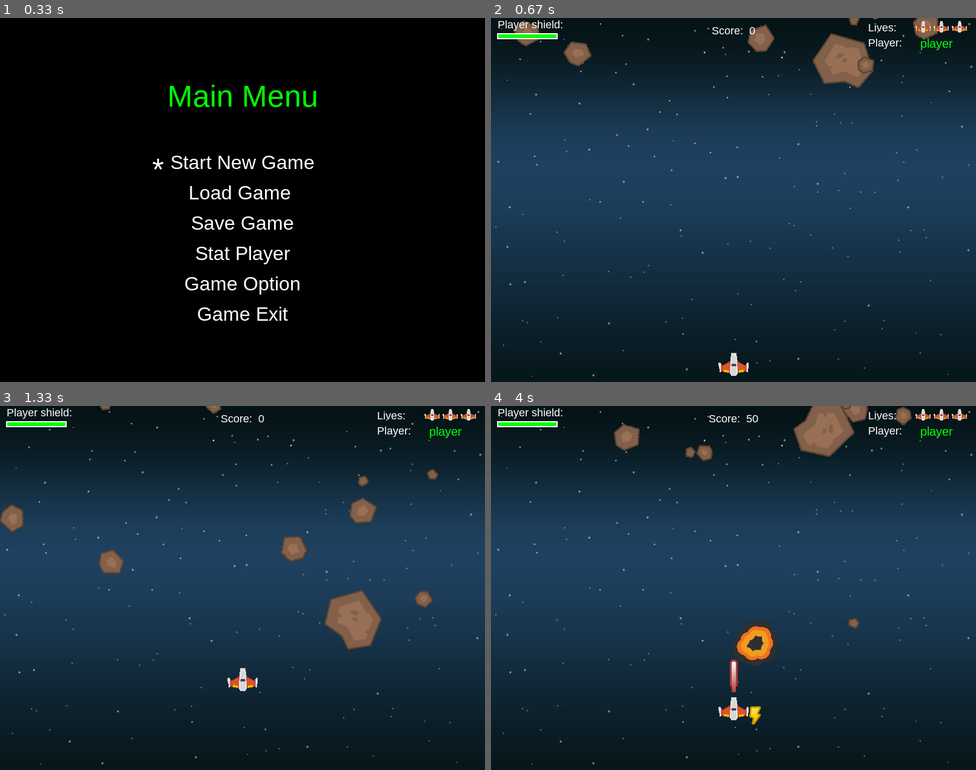
Above: before the commit, frames 1-4 (two rows, left to right).
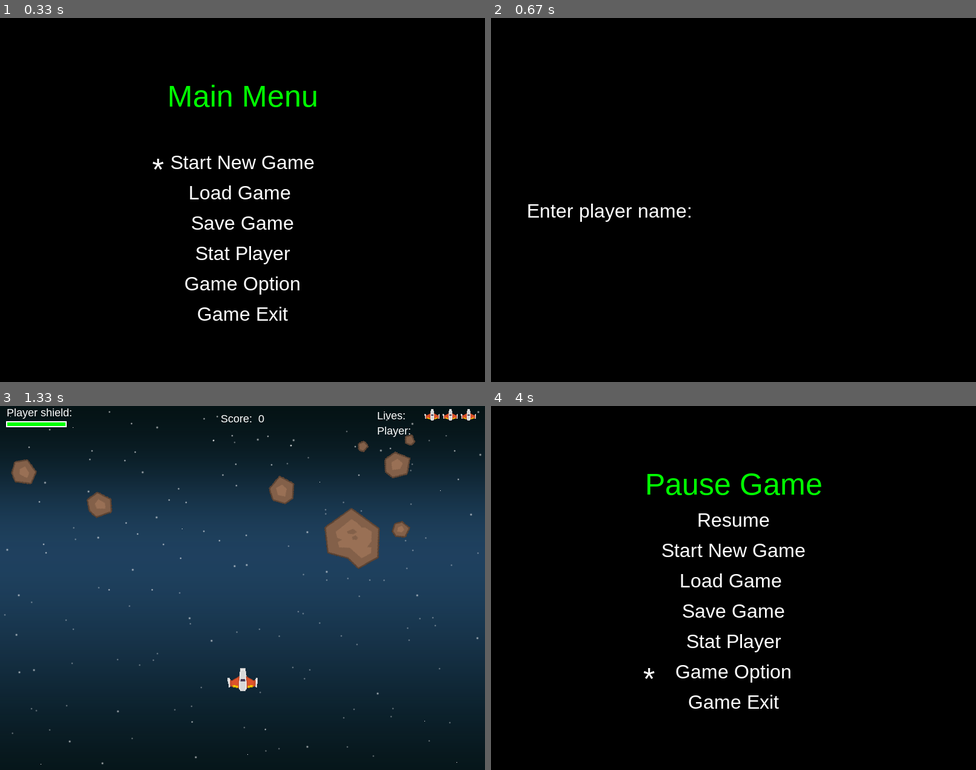
Above: after the commit, the same moments.

Repository: LongKelvin/Pygame_ShootingGame
Game: pygame game, started from main.py
The game is run twice, just before and just after one commit, with the same random seed, the same clock (stepped at 60 frames per second) and the same inputs.
Inputs:
- Up to frame 1 (0.33 s): no input
- Up to frame 2 (0.67 s): tap Enter at 0.33 s
- Up to frame 3 (1.33 s): tap Enter at 0.67 s; hold P from 1 s (still down); hold Up from 1 s (still down)
- Up to frame 4 (4 s): release P at 1.47 s; release Up at 1.47 s; hold Up 1.55-2.02 s; tap Space at 1.62, 1.92, 2.17, 2.5, 3.57, 3.97 s; hold Down 2.1-2.4 s; hold Up 2.43-2.8 s; tap Enter at 2.83, 3.17 s; hold Down 3.5-3.87 s; hold Up from 3.9 s (still down)

Frame 1 is identical in both runs. In frame 2, 96% of the frame differs, in the area x 0-100%, y 0-100%; in frame 3, 5.3%; in frame 4, 97%.

Commit message:
update pause screen

Diff:
--- a/Game.py
+++ b/Game.py
@@ -9,6 +9,7 @@
 import string
 from Menu import *
 from TextBox import *
+from TextBox import TextBox
 
 
 class Game:
@@ -28,13 +29,14 @@
         self.score = 0
         self.player = Player(self)
         self.playing = False
-        self.file_data = None
+        self.file_data = []
         self.file_name = 'game_data_.txt'
         self.winning = False
         self.winning_bar = 0
         self.list_save_data = os.listdir(game_data_dir)
         self.main_menu = MainMenu(self)
         self.game_load_menu = GameLoad_Menu(self)
+        self.pause_menu = PauseGameMenu(self)
         self.current_menu = self.main_menu
 
     def load_data(self):
@@ -220,7 +222,9 @@
                     self.player.shoot()
             if event.type == pygame.KEYUP:
                 if event.key == pygame.K_p:
-                    self.show_pause_screen()
+                    # self.show_pause_screen()
+                    self.current_menu = self.pause_menu
+                    self.current_menu.display_menu()
 
     def draw(self):
         # Game Loop - draw
@@ -536,9 +540,9 @@
 
     def save_game_data(self, filename, g_data):
         # game data include player lives, shield and score
-        save_file = open(filename, 'w+')
+        save_file = open(path.join(game_data_dir, filename), 'w+')
         for data in g_data:
-            save_file.write(data + '\n')
+            save_file.write(str(data) + '\n')
 
     def input_text(self, size, type_input=0, x=WIDTH / 2, y=HEIGHT / 4, title='', text_len=8, selected_value=None):
         # type is define to get type of text
@@ -599,5 +603,15 @@
         textbox.enter_player_name(WIDTH / 4, HEIGHT / 2, font_size)
 
     def show_input_filename(self, font_size=None):
+        self.draw_text('Save Game', 50, GREEN, WIDTH / 2, HEIGHT / 2 - 200)
         textbox = TextBox(self)
         textbox.enter_file_name(WIDTH / 4, HEIGHT / 2, font_size)
+
+    def get_game_data(self):
+        self.file_data.append(self.player.lives, )
+        self.file_data.append(self.score)
+        self.file_data.append(self.player.shield, )
+        self.file_data.append(self.player_name)
+
+    def update_list_save_data(self):
+        self.list_save_data = os.listdir(game_data_dir)
--- a/Menu.py
+++ b/Menu.py
@@ -2,6 +2,8 @@
 
 from Settings import *
 import pygame
+
+from TextBox import TextBox
 
 
 class Menu:
@@ -118,6 +120,7 @@
                 if keystate[pygame.K_RETURN]:
                     print("Press enter")  # Enter key
                     if self.state == 'Start':
+                        self.game.show_input_name()
                         self.game.new()
                         self.game.playing = True
                         self.display = False
@@ -129,9 +132,12 @@
                         self.game.current_menu.display_menu()
                     elif self.state == 'Save_game':
                         # self.game.curr_menu = self.game.credits
-                        self.game.show_input_filename(30)
-                        print(self.game.file_name)
-                        print("save game")
+                        # self.game.show_input_filename(30)
+                        # self.game.get_game_data()
+                        # self.game.save_game_data(self.game.file_name, self.game.file_data)
+                        # print(self.game.file_name)
+                        # print("save game")
+                        return
 
                     elif self.state == 'Stat':
                         # self.game.curr_menu = self.game.credits
@@ -238,3 +244,143 @@
     def events(self):
         self.game.clock.tick(FPS)
         self.update()
+
+
+class PauseGameMenu(Menu):
+    def __init__(self, game):
+        Menu.__init__(self, game)
+        self.state = 'Resume'
+        self.startx = self.mid_width
+        self.starty = self.mid_height - 80
+        self.load_gamex = self.mid_width
+        self.load_gamey = self.mid_height - 30
+        self.savex = self.mid_width
+        self.savey = self.mid_height + 20
+        self.statx = self.mid_width
+        self.staty = self.mid_height + 70
+        self.optionx = self.mid_width
+        self.optiony = self.mid_height + 120
+        self.exitx = self.mid_width
+        self.exity = self.mid_height + 170
+        self.DOWN_KEY = False
+        self.UP_KEY = False
+        print("Main menu init")
+
+    def display_menu(self):
+        self.display = True
+        self.game.play_intro_music()
+        while self.display:
+            # self.game.events()
+            self.events()
+            self.game.screen.fill(BLACK)
+            self.game.draw_text('Pause Game', 50, GREEN, WIDTH / 2, HEIGHT / 2 - 200)
+            self.game.draw_text('Resume', 32, WHITE, self.startx, self.starty - 50)
+            self.game.draw_text('Start New Game', 32, WHITE, self.startx, self.starty)
+            self.game.draw_text('Load Game ', 32, WHITE, self.load_gamex, self.load_gamey)
+            self.game.draw_text('Save Game', 32, WHITE, self.savex, self.savey)
+            self.game.draw_text('Stat Player', 32, WHITE, self.statx, self.staty)
+            self.game.draw_text('Game Option', 32, WHITE, self.optionx, self.optiony)
+            self.game.draw_text('Game Exit', 32, WHITE, self.exitx, self.exity)
+            self.draw_cursor()
+            self.render_to_screen()
+
+    def update(self):
+        # print(self.state)
+        for event in pygame.event.get():
+            self.game.clock.tick(FPS)
+            if event.type == pygame.KEYDOWN:
+                keystate = pygame.key.get_pressed()
+                if keystate[pygame.K_DOWN]:
+                    self.DOWN_KEY = True
+                    if self.state == "Resume":
+                        self.cursor_rect.midtop = (self.startx + self.offset, self.starty)
+                        self.state = 'Start'
+                    elif self.state == "Start":
+                        self.cursor_rect.midtop = (self.load_gamex + self.offset, self.load_gamey)
+                        self.state = 'Load_game'
+                    elif self.state == "Load_game":
+                        self.cursor_rect.midtop = (self.savex + self.offset, self.savey)
+                        self.state = 'Save_game'
+                    elif self.state == "Save_game":
+                        self.cursor_rect.midtop = (self.statx + self.offset, self.staty)
+                        self.state = 'Stat'
+                    elif self.state == "Stat":
+                        self.cursor_rect.midtop = (self.optionx + self.offset, self.optiony)
+                        self.state = 'Option'
+                    elif self.state == "Option":
+                        self.cursor_rect.midtop = (self.exitx + self.offset, self.exity)
+                        self.state = 'Exit'
+                    elif self.state == "Exit":
+                        self.cursor_rect.midtop = (self.startx + self.offset, self.starty - 50)
+                        self.state = 'Resume'
+
+                if keystate[pygame.K_UP]:
+                    self.UP_KEY = True
+                    if self.state == "Resume":
+                        self.cursor_rect.midtop = (self.exitx + self.offset, self.exity)
+                        self.state = 'Exit'
+                    elif self.state == "Exit":
+                        self.cursor_rect.midtop = (self.optionx + self.offset, self.optiony)
+                        self.state = 'Option'
+                    elif self.state == "Option":
+                        self.cursor_rect.midtop = (self.statx + self.offset, self.staty)
+                        self.state = 'Stat'
+                    elif self.state == "Stat":
+                        self.cursor_rect.midtop = (self.savex + self.offset, self.savey)
+                        self.state = 'Save_game'
+                    elif self.state == "Save_game":
+                        self.cursor_rect.midtop = (self.load_gamex + self.offset, self.load_gamey)
+                        self.state = 'Load_game'
+                    elif self.state == "Load_game":
+                        self.cursor_rect.midtop = (self.startx + self.offset, self.starty)
+                        self.state = 'Start'
+                    elif self.state == "Start":
+                        self.cursor_rect.midtop = (self.startx + self.offset, self.starty - 50)
+                        self.state = 'Resume'
+
+            if event.type == pygame.KEYDOWN:
+                # print("menu event key press")
+                keystate = pygame.key.get_pressed()
+                if keystate[pygame.K_RETURN]:
+                    print("Press enter")  # Enter key
+                    if self.state == 'Resume':
+                        print("resume game")
+                        self.display = False
+                        return
+
+                    elif self.state == 'Start':
+                        self.game.show_input_name()
+                        self.game.new()
+                        self.game.playing = True
+                        self.display = False
+                        print("new game")
+                    elif self.state == 'Load_game':
+                        # self.game.curr_menu = self.game.options
+                        print("load game")
+                        self.game.current_menu = self.game.game_load_menu
+                        self.game.current_menu.display_menu()
+                    elif self.state == 'Save_game':
+                        # self.game.curr_menu = self.game.credits
+                        self.game.show_input_filename(30)
+                        self.game.get_game_data()
+                        self.game.save_game_data(self.game.file_name, self.game.file_data)
+                        self.game.update_list_save_data()
+                        print(self.game.file_name)
+                        print("save game")
+                        return
+
+                    elif self.state == 'Stat':
+                        # self.game.curr_menu = self.game.credits
+                        print("player stats")
+                        self.game.show_input_name(30)
+                    elif self.state == 'Option':
+                        # self.game.curr_menu = self.game.credits
+                        print("game option")
+                    elif self.state == 'Exit':
+                        self.display = False
+                        pygame.quit()
+                        sys.exit()
+
+    def events(self):
+        self.game.clock.tick(FPS)
+        self.update()
--- a/Settings.py
+++ b/Settings.py
@@ -23,7 +23,7 @@
 # FONTNAME = "arial"
 FONTNAME = "bahnschrift"
 
-WIN_SCORE = 1000
+WIN_SCORE = 100000
 
 GAME_SOUND_VOLUME = 0.4
 
